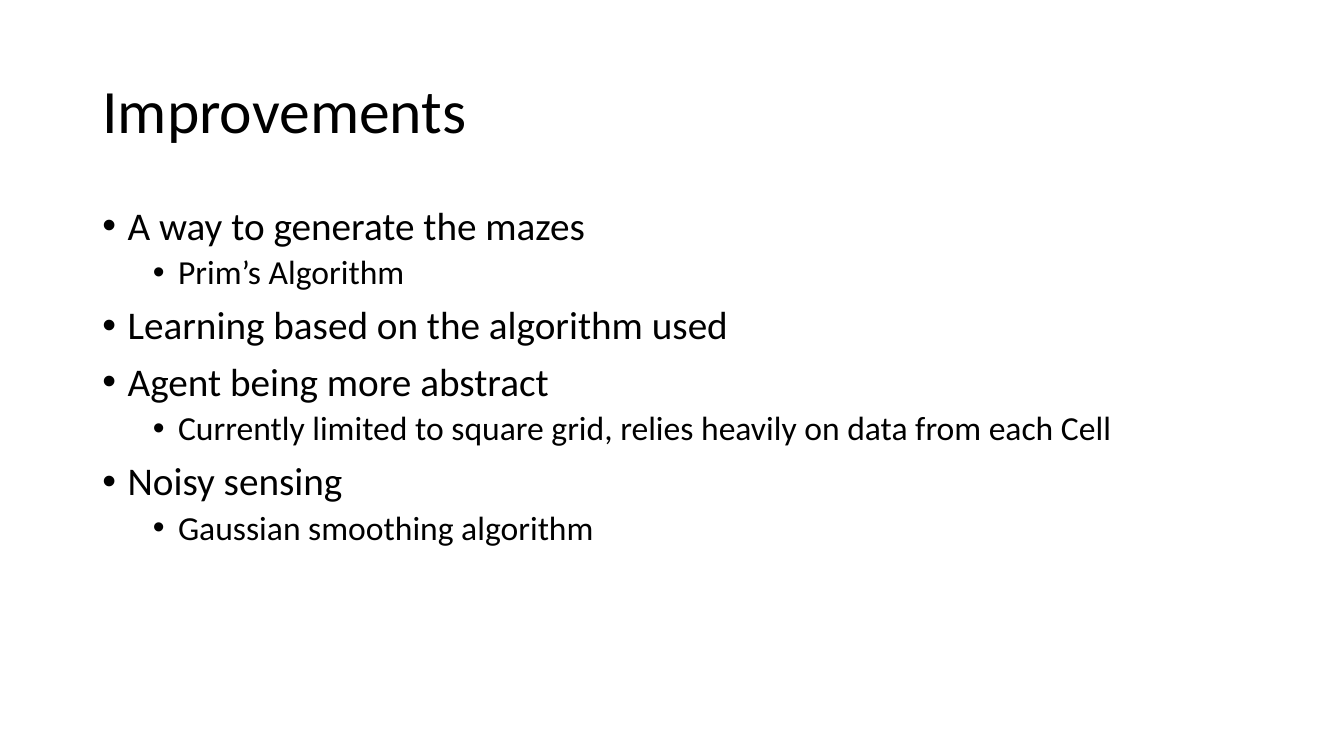
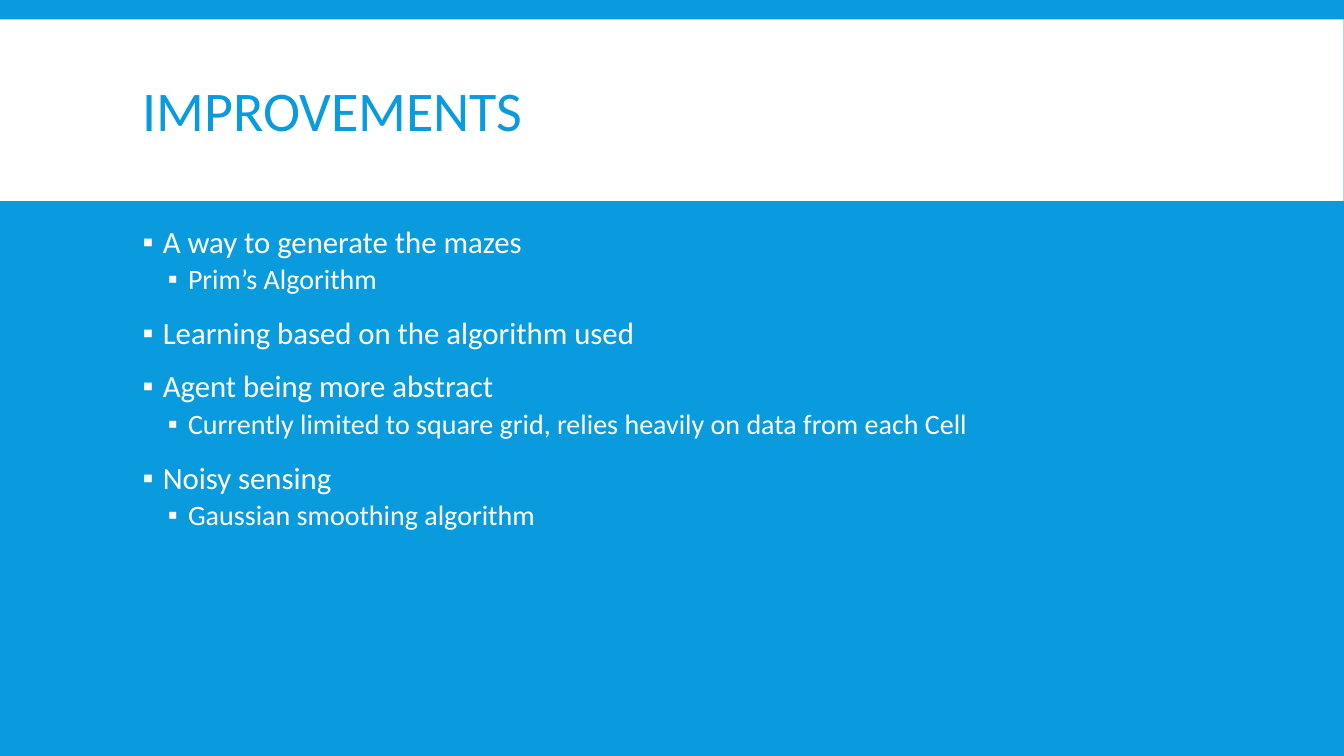
Before and after one commit to mattj122/MazeRunner, a slide deck: slide 7 of presen.pptx. Drawn at 1344x756 pixels with LibreOffice and Linux fonts; fonts in the diff are those of the drawing. Boxes give left, top, right and bottom in pixels: in the first picture for what was removed or moved away, otherwise in the second. Text is boxed around its words. In the diff, an @@ line names an element or a change of style, - is before the commit and + after.

```diff
--- a/presen.pptx
+++ b/presen.pptx
@@ background #FFFFFF to #099BDD @@
@@ rectangle added at box(0, 19, 1344, 201), fill #FFFFFF @@
@@ title at box(143, 94, 523, 132): text changed; size 44 to 40 pt; text colour #000000 to #099BDD @@
-Improvements
+IMPROVEMENTS
@@ text "A way to generate the ...": place and size @@
-text "A way to generate the ..." at box(128, 212, 1111, 546)
+text "A way to generate the ..." at box(163, 231, 967, 530)
@@ text "A way to generate the ..." at box(163, 231, 967, 530): size 28 to 22 pt in "A way to generate the mazes", "Learning based on the algorithm used", "Agent being more abstract", "Noisy sensing"; text colour #000000 to #FFFFFF; size 24 to 20 pt in "Prim’s Algorithm", "Currently limited to square grid, relies heavily ...", "Gaussian smoothing algorithm"; bullet • to ▪; more space between paragraphs @@
```
Also in this commit, not shown: 7 other slides changed, 1 slide added, 17 other files.
